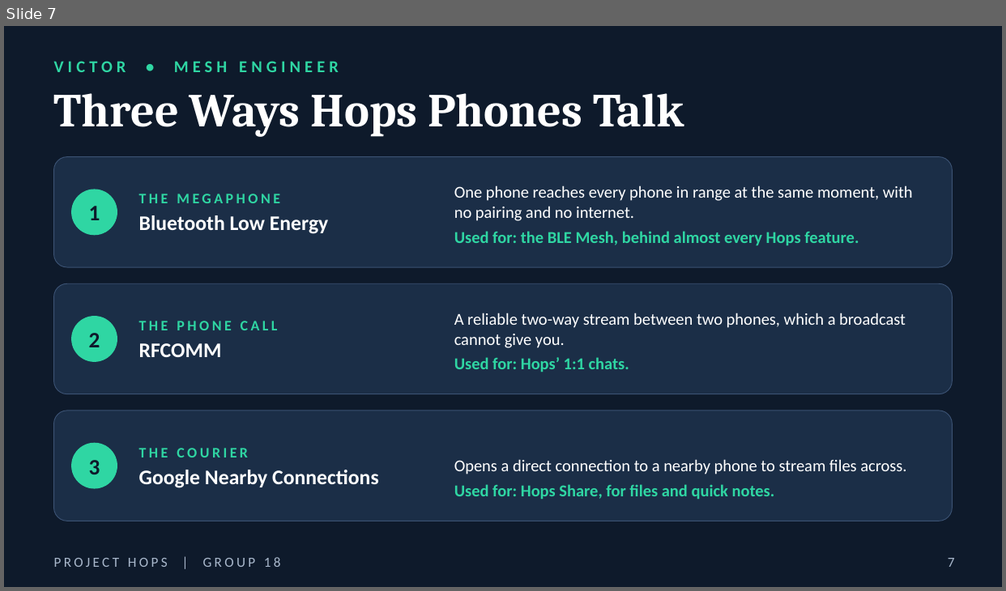
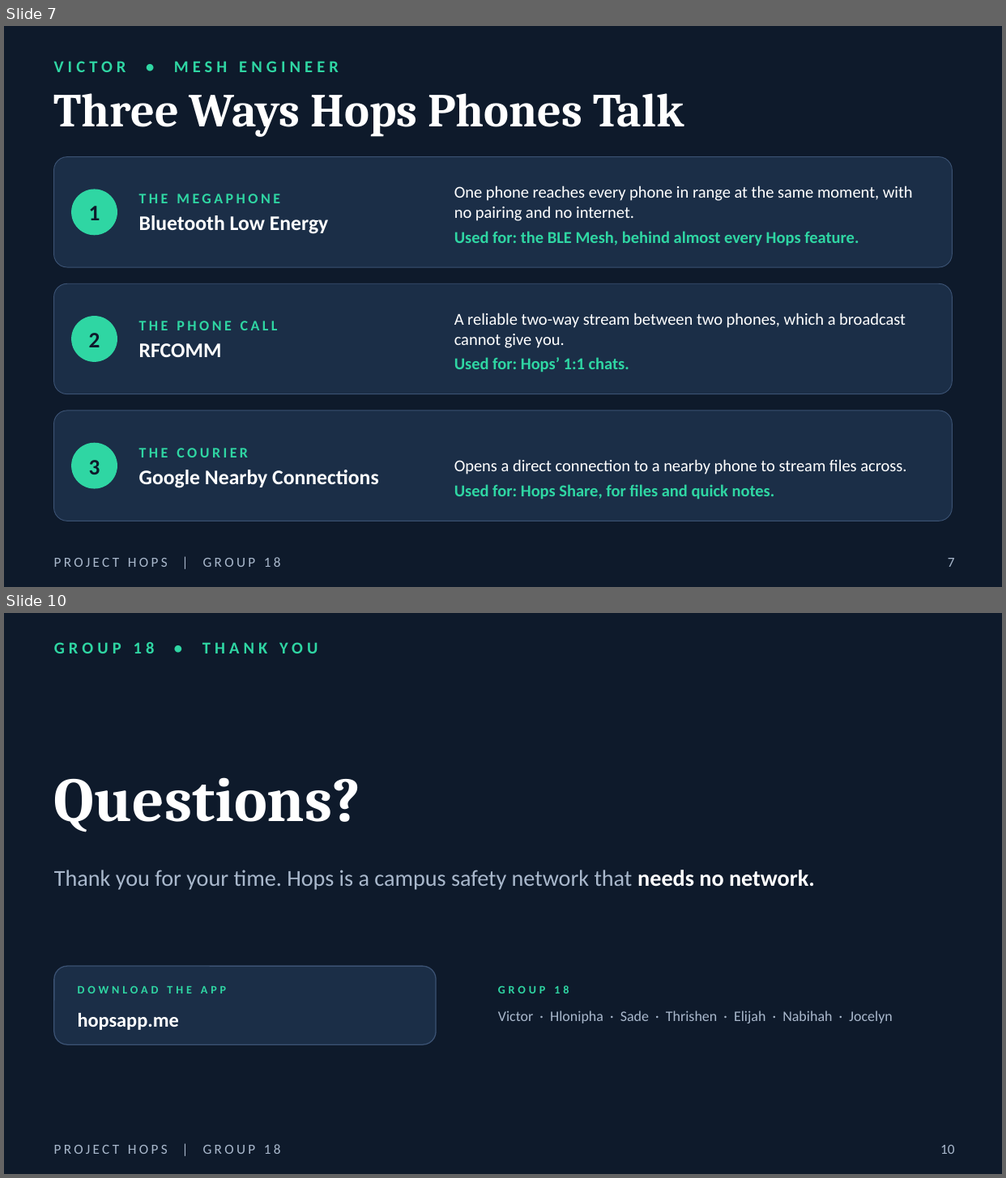
Before and after one commit to victorSam-Ehumadu/Hops_Project, a slide deck: docs/Project_Hops_-_Group_18_Engineering_Deck_v2.pptx. Shown one above the other, each under a label of ours: slide 7 before the commit, slides 7 and 10 after it; the slides between them are not shown. The pictures are 1006x591 and 1006x1178 pixels, drawn with LibreOffice and Linux fonts; fonts in the diff are those of the drawing; background and template pictures are left out. Boxes give left, top, right and bottom in pixels: in the first picture for what was removed or moved away, otherwise in the second. Text is boxed around its words. In the diff, an @@ line names an element or a change of style, - is before the commit and + after.

```diff
--- a/docs/Project_Hops_-_Group_18_Engineering_Deck_v2.pptx
+++ b/docs/Project_Hops_-_Group_18_Engineering_Deck_v2.pptx
@@ slide 10 added at bbox=[4, 613, 1002, 1174], background #0E1A2B; not listed: 1 template element that a slide beside it also shows @@
@@ text added at bbox=[54, 642, 317, 653], 16 pt, text #2FD6A3, bold @@
+GROUP 18 • THANK YOU
@@ text added at bbox=[54, 777, 361, 833], 60 pt, text #FFFFFF, bold @@
+Questions?
@@ text added at bbox=[54, 870, 815, 890], 22 pt, text #A9B8CC @@
+Thank you for your time. Hops is a campus safety network that needs no network.
@@ rounded rectangle added at bbox=[54, 966, 436, 1045], fill #1B2E47, outline #3B5273 1 pt @@
@@ text added at bbox=[78, 986, 226, 994], 11 pt, text #2FD6A3, bold @@
+DOWNLOAD THE APP
@@ text added at bbox=[498, 986, 569, 994], 11 pt, text #2FD6A3, bold @@
+GROUP 18
@@ text added at bbox=[78, 1013, 179, 1030], 19 pt, text #FFFFFF, bold @@
+hopsapp.me
@@ text added at bbox=[498, 1011, 892, 1024], 14 pt, text #A9B8CC @@
+Victor · Hlonipha · Sade · Thrishen · Elijah · Nabihah · Jocelyn
@@ page number added at bbox=[940, 1145, 954, 1154], 13.3 pt, text #A9B8CC @@
+10
```
Also in this commit, not shown: 5 slides changed, 2 other slides added, 2 slides removed, 2 other files.
